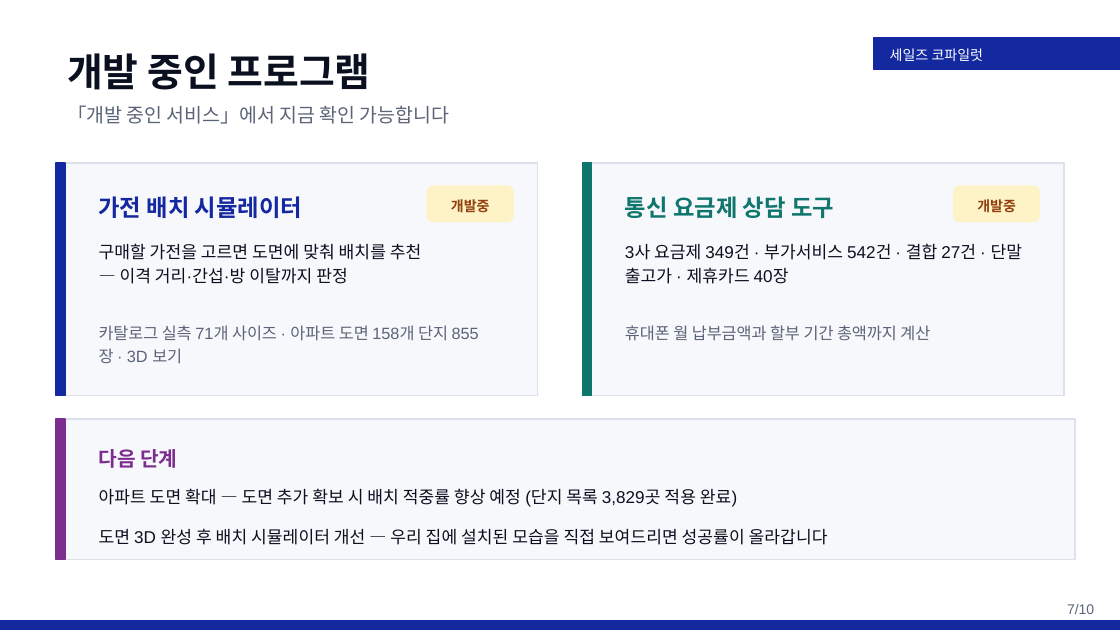
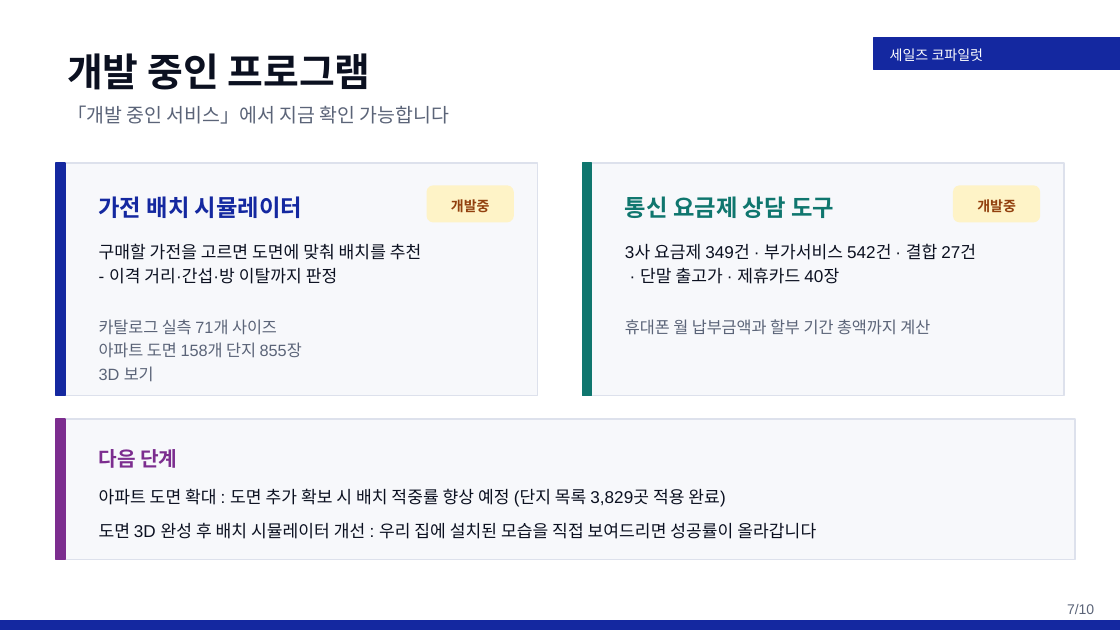
Before and after one commit to rhrjsgks-jarvis/gyeongwon-ax-hub, a slide deck: slide 7 of 발표자료/세일즈코파일럿_5분발표_웹툰없음(삼성폰트적용).pptx. Drawn at 1120x630 pixels with LibreOffice and Linux fonts; fonts in the diff are those of the drawing. Boxes give left, top, right and bottom in pixels: in the first picture for what was removed or moved away, otherwise in the second. Text is boxed around its words. In the diff, an @@ line names an element or a change of style, - is before the commit and + after.

```diff
--- a/발표자료/세일즈코파일럿_5분발표_웹툰없음(삼성폰트적용).pptx
+++ b/발표자료/세일즈코파일럿_5분발표_웹툰없음(삼성폰트적용).pptx
@@ text at bbox=[109, 268, 338, 284]: text changed @@
-— 이격 거리·간섭·방 이탈까지 판정
+- 이격 거리·간섭·방 이탈까지 판정
@@ text at bbox=[625, 243, 976, 284]: text changed @@
-3사 요금제 349건 · 부가서비스 542건 · 결합 27건 · 단말 출고가 · 제휴카드 40장
+3사 요금제 349건 · 부가서비스 542건 · 결합 27건
+· 단말 출고가 · 제휴카드 40장
@@ text at bbox=[99, 319, 302, 382]: text changed @@
-카탈로그 실측 71개 사이즈 · 아파트 도면 158개 단지 855장 · 3D 보기
+카탈로그 실측 71개 사이즈
+아파트 도면 158개 단지 855장
+3D 보기
@@ text "휴대폰 월 납부금액과 할부 기간 ...": place and size @@
-text "휴대폰 월 납부금액과 할부 기간 ..." at bbox=[625, 325, 930, 341]
+text "휴대폰 월 납부금액과 할부 기간 ..." at bbox=[625, 319, 930, 335]
@@ text at bbox=[99, 488, 725, 507]: text changed @@
-아파트 도면 확대 — 도면 추가 확보 시 배치 적중률 향상 예정 (단지 목록 3,829곳 적용 완료)
+아파트 도면 확대 : 도면 추가 확보 시 배치 적중률 향상 예정 (단지 목록 3,829곳 적용 완료)
@@ text at bbox=[99, 522, 816, 539]: text changed @@
-도면 3D 완성 후 배치 시뮬레이터 개선 — 우리 집에 설치된 모습을 직접 보여드리면 성공률이 올라갑니다
+도면 3D 완성 후 배치 시뮬레이터 개선 : 우리 집에 설치된 모습을 직접 보여드리면 성공률이 올라갑니다
```
Also in this commit, not shown: 7 other slides changed, 1 other file.
